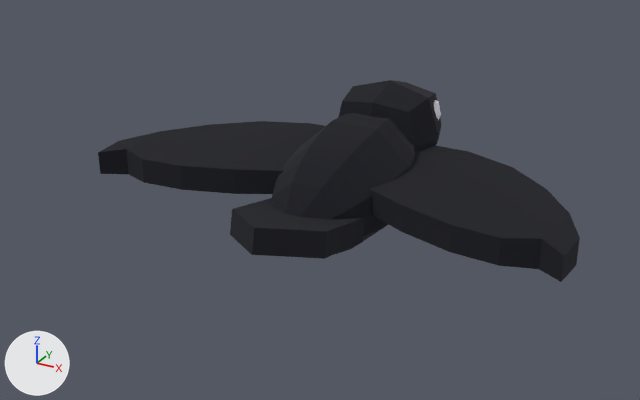
One commit to the glTF model kitten-survivors/assets/models/crow.glb: the scene before it, then after it.
Both versions are drawn from a 50 mm lens placed at (0.625, -1.253, 0.785), pointed at (-0.039, -0.047, 0.182). Every picture has the same lights, and +X, +Y and +Z are marked at lower left. The first picture is the older version. Vertices at exactly the same position are counted once.

Objects in the first picture: 'crowBody', 'wingLeft', 'wingRight'.
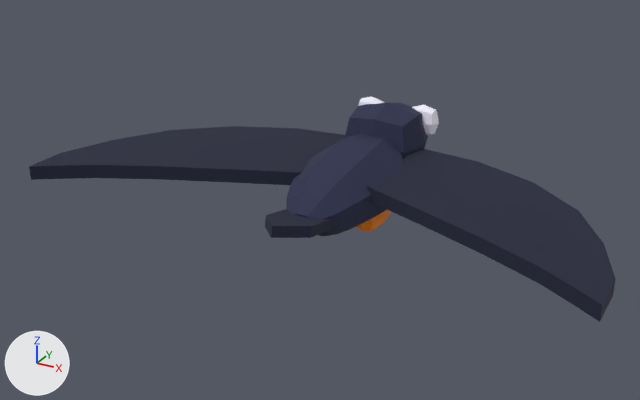
Location of each change, [x1, y1, x2, y2] in pixels of the pictures (640 x 400 px; the box of a moved part takes in the faces that stretch with it):
'wingRight', recoloured, reshaped (18% wider, 26% taller)
    before: [369, 145, 580, 282]
    after: [367, 149, 616, 322]
'crowBody', recoloured, reshaped (17% narrower, 21% shorter)
    before: [230, 80, 441, 259]
    after: [265, 96, 439, 238]
'wingLeft', recoloured, reshaped
    before: [98, 121, 325, 194]
    after: [29, 126, 345, 185]
part 1 of me_crowbody, moved or reshaped (not visible before)
    after: [345, 103, 428, 158]
part 2 of me_crowbody, moved or reshaped (not visible before)
    after: [265, 209, 332, 238]
part 3 of me_crowbody, moved or reshaped (not visible before)
    after: [358, 96, 384, 106]
part 4 of me_crowbody, moved or reshaped (mostly hidden before)
    before: [434, 100, 441, 121]
    after: [412, 105, 439, 135]
part 5 of me_crowbody, rebuilt (not visible before)
    after: [286, 134, 403, 236]
part 6 of me_crowbody, deleted (black)
    before: [272, 113, 415, 254]
part 7 of me_crowbody, deleted (black)
    before: [338, 80, 441, 152]
part 8 of me_crowbody, deleted (black)
    before: [230, 198, 365, 259]
part 9 of me_wingleft, rebuilt (not visible before)
    after: [29, 126, 345, 185]
part 10 of me_wingleft, deleted (black)
    before: [98, 121, 325, 194]
part 11 of me_wingright, rebuilt (not visible before)
    after: [367, 149, 616, 322]
part 12 of me_wingright, deleted (black)
    before: [369, 145, 580, 282]

The change in detail:
Material 'crowBody' (mat_crowbody) changes colour from dark blue #3d4674 to dark blue #262b4a; in linear values from (0.0467, 0.0612, 0.175) to (0.0194, 0.0242, 0.0685).
Material 'crowWing' (mat_crowwing) changes colour from dark blue #2e3559 to dark blue #1b1f38; in linear values from (0.0273, 0.0356, 0.0999) to (0.011, 0.0137, 0.0395).
me_crowbody is used by ob_crowbody; location (0.0, 0.0, 0.0).
me_crowbody had 370 vertices, 684 faces and spanned x -0.101..0.101, y -0.317..0.319, z 0.119..0.349.
me_crowbody now has 263 vertices, 486 faces and spans x -0.082..0.082, y -0.266..0.258, z 0.132..0.31.
me_crowbody part 1: the loose piece of 26 vertices spanning x -0.082..0.082, y 0.062..0.218, z 0.182..0.334 is scaled about its middle by (0.927, 0.923, 0.868), then moved by (0.0, -0.008, -0.014).
me_crowbody part 2: the loose piece of 12 vertices spanning x -0.071..0.071, y -0.304..-0.068, z 0.164..0.236 is scaled about its middle by (0.561, 0.797, 0.802), then moved by (0.0, 0.014, 0.002).
me_crowbody part 3: the loose piece of 26 vertices spanning x -0.082..-0.022, y 0.164..0.204, z 0.256..0.316 is moved by (0.0, -0.008, -0.014).
me_crowbody part 4: the loose piece of 26 vertices spanning x 0.022..0.082, y 0.164..0.204, z 0.256..0.316 is moved by (0.0, -0.008, -0.014).
me_crowbody part 5: the loose piece of 64 vertices spanning x -0.087..0.087, y -0.19..0.078, z 0.133..0.295 is rebuilt with 64 vertices and now spans x -0.082..0.082, y -0.176..0.072, z 0.151..0.27.
me_crowbody part 6: the loose piece of 64 vertices spanning x -0.101..0.101, y -0.203..0.091, z 0.119..0.309 is deleted.
me_crowbody part 7: the loose piece of 26 vertices spanning x -0.097..0.097, y 0.047..0.233, z 0.167..0.349 is deleted.
me_crowbody part 8: the loose piece of 12 vertices spanning x -0.082..0.082, y -0.317..-0.055, z 0.152..0.248 is deleted.
Other edits to the shape of me_crowbody do not show in these pictures.
me_crowbody no longer uses material mat_crowoutline (black #0a0b14).
me_wingleft is used by ob_wingleft; location (-0.062, 0.03, 0.225).
me_wingleft had 48 vertices, 88 faces and spanned x -0.346..0.009, y -0.209..0.104, z -0.024..0.024.
me_wingleft now has 24 vertices, 44 faces and spans x -0.412..0.0, y -0.3..0.1, z -0.012..0.012.
me_wingleft part 9: the loose piece of 24 vertices spanning x -0.336..0.0, y -0.198..0.096, z -0.012..0.012 is rebuilt with 24 vertices and now spans x -0.412..0.0, y -0.3..0.1, z -0.012..0.012.
me_wingleft part 10: the loose piece of 24 vertices spanning x -0.346..0.009, y -0.209..0.104, z -0.024..0.024 is deleted.
me_wingleft no longer uses material mat_crowoutline (black #0a0b14).
me_wingright is used by ob_wingright; location (0.062, 0.03, 0.225).
me_wingright had 48 vertices, 88 faces and spanned x -0.009..0.346, y -0.209..0.104, z -0.024..0.024.
me_wingright now has 24 vertices, 44 faces and spans x 0.0..0.412, y -0.3..0.1, z -0.012..0.012.
me_wingright part 11: the loose piece of 24 vertices spanning x 0.0..0.336, y -0.198..0.096, z -0.012..0.012 is rebuilt with 24 vertices and now spans x 0.0..0.412, y -0.3..0.1, z -0.012..0.012.
me_wingright part 12: the loose piece of 24 vertices spanning x -0.009..0.346, y -0.209..0.104, z -0.024..0.024 is deleted.
me_wingright no longer uses material mat_crowoutline (black #0a0b14).
